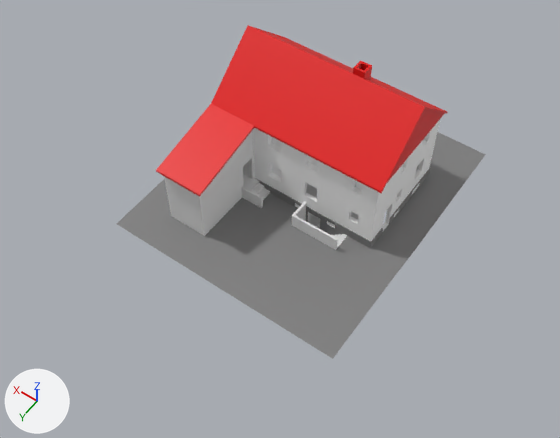
What one commit did to the FBX model Assets/Models/Exterior/Haus.fbx.
Both versions are drawn from a 50 mm camera at (-36.6, 30.1, 37.1) aimed at (-20.4, 7.4, 1.4). Every picture has the same lights, and +X, +Y and +Z are marked at lower left. Where no turn or scale is listed for an object, it has been applied to the vertices.

The scene before the commit, as lines of its bpy script (objects in view):
```python
me_plane_064 = bpy.data.meshes.new('Plane.064')
me_plane_064.from_pydata(...)  # 554 vertices, 372 faces; spans x -3.76..7.4, y -4.88..2.2, z -1.6..5.6
# faces by material slot: [340, 32]
me_plane_064.materials.append(mat_haus)  # white #ffffff
me_plane_064.materials.append(mat_stein)  # grey #7e7e7e
me_plane_118 = bpy.data.meshes.new('Plane.118')
me_plane_118.from_pydata(...)  # 20 vertices, 13 faces; spans x -2.14..1.02, y 2.16..3.49, z -1.84..0.94
me_plane_142 = bpy.data.meshes.new('Plane.142')
me_plane_142.from_pydata(...)  # 30 vertices, 16 faces; spans x -593.0..965.0, y 0.0, z -954.0..854.0
me_plane_142.materials.append(mat_stein)  # grey #7e7e7e
ob_haus = bpy.data.objects.new('Haus', me_plane_064)
ob_haus.location = (-21.63, 3.03, 0.0)
ob_haus_boden_1 = bpy.data.objects.new('Haus_boden', me_plane_142)
ob_haus_boden_1.location = (-21.63, 3.03, 0.0)
ob_haus_boden_1.rotation_euler = (1.571, 0.0, 0.0)  # degrees (90, 0, 0)
ob_haus_boden_1.scale = (0.01, 0.01, 0.01)
ob_kellerstiege = bpy.data.objects.new('Kellerstiege', me_plane_118)
ob_kellerstiege.location = (-21.63, 3.03, 0.0)
# also in view: 'Dach' at (-19.8, 4.2, 6.6); 'Schuppen' at (-15.6, 7.7, 2.0)
```
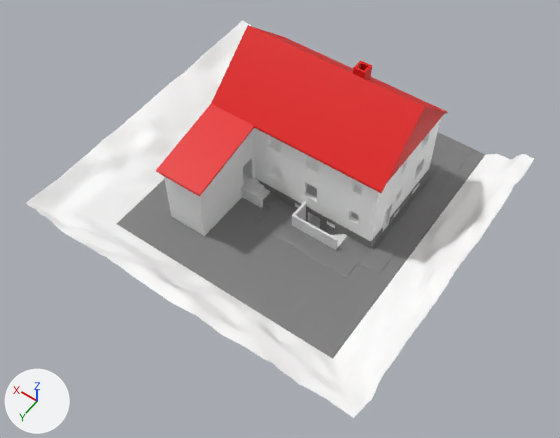
Where the newer file only moved an object's origin or applied its transform, the numbers keep the older frame.

Location of each change, (x1, y1, x2, y2) in pixels of the pictures (560 x 438 px):
```json
{"object": "Haus_boden.002", "change": "added", "after": [26, 20, 534, 418]}
{"object": "Haus_boden.001", "change": "unchanged, uncovered by the edit", "after": [255, 145, 472, 279]}
```

The change, as JSON lines over the scene's bpy script:
```json
{"op": "add", "block": "me_plane_183", "code": ["me_plane_183 = bpy.data.meshes.new('Plane.183')", "me_plane_183.from_pydata(...)  # 3009 vertices, 2816 faces; spans x -9.0..14.0, y -8.8..12.4, z 0.0..1.8", "me_plane_183.materials.append(mat_haus)  # white #ffffff"]}
{"op": "add", "block": "ob_haus_boden_002", "code": ["ob_haus_boden_002 = bpy.data.objects.new('Haus_boden.002', me_plane_183)", "ob_haus_boden_002.location = (-21.63, 3.03, 0.0)"]}
```
